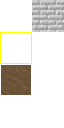
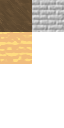
Before/after of a 64×128 layered artwork. What changed in the layer stack:
painted on "Layer 1" over [0, 0, 32, 95]
painted on "Layer 0" over [0, 32, 32, 64]
